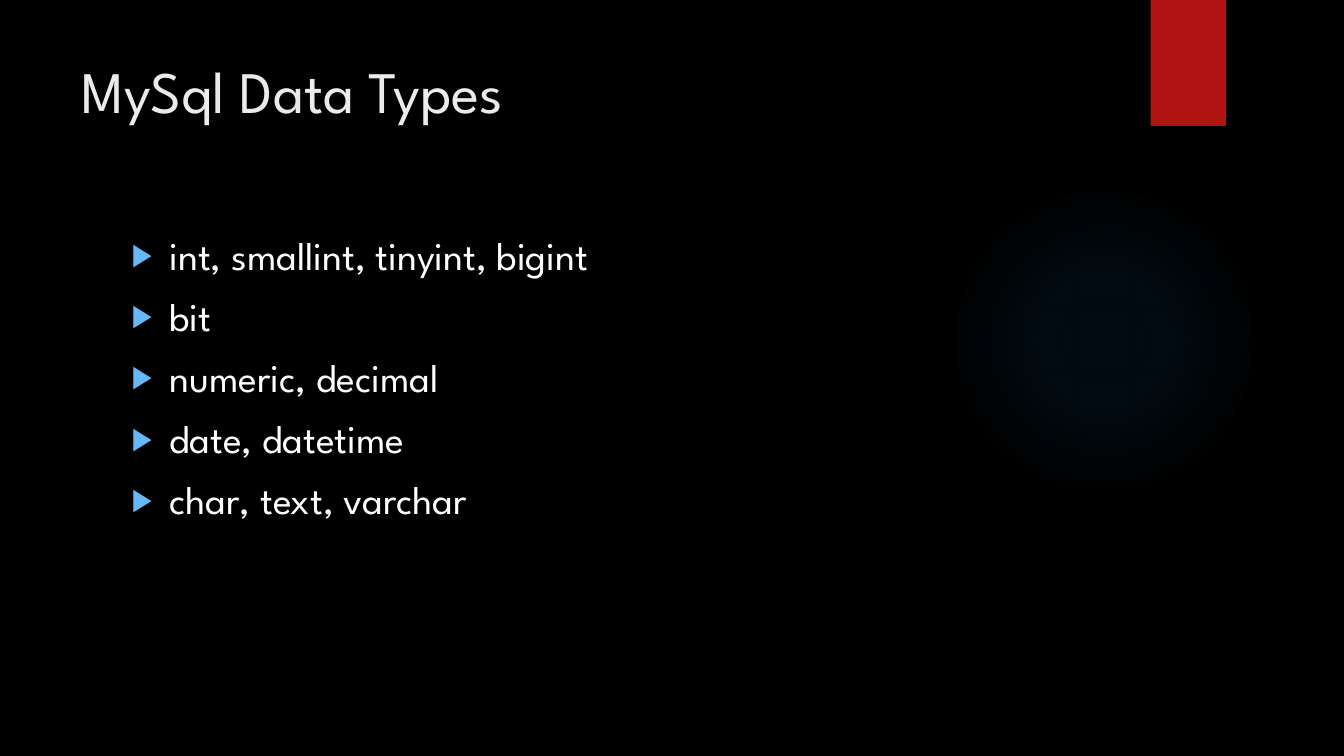
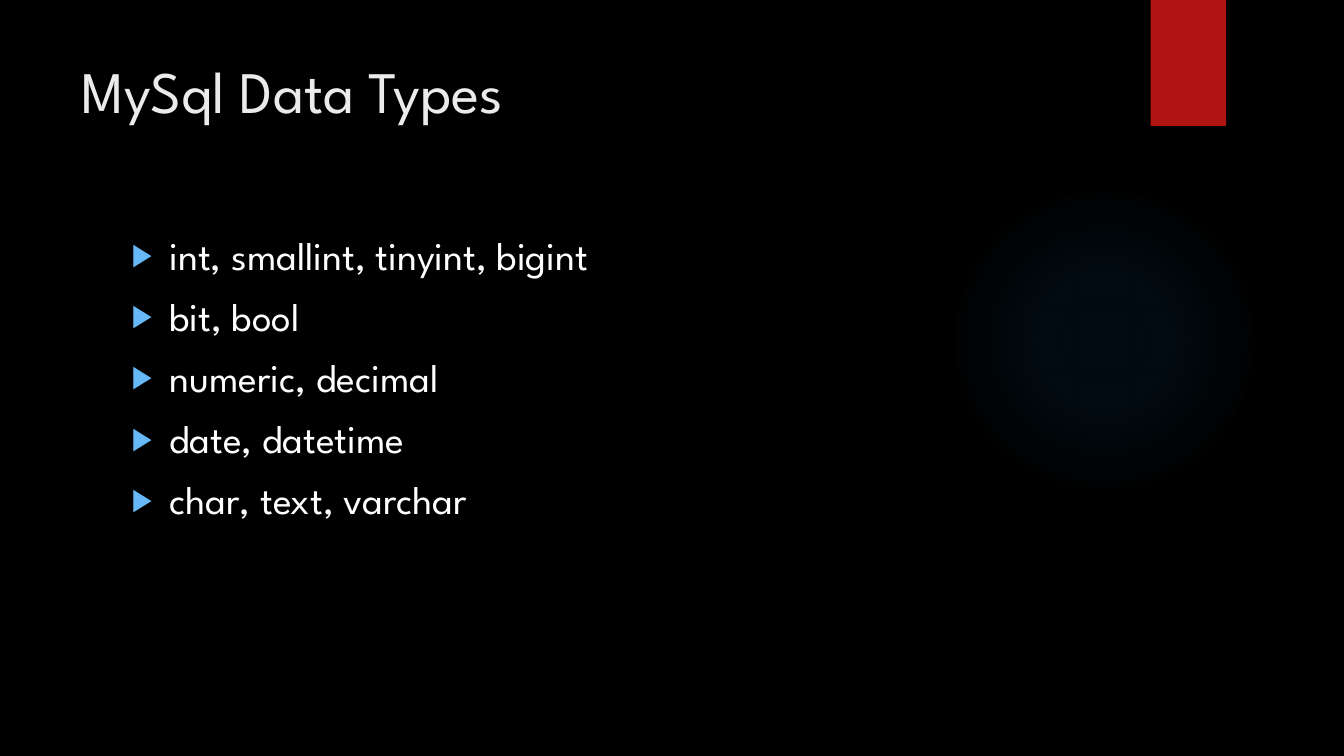
Before and after one commit to LogolsLLC/LogolsFebruary2018, a slide deck: slide 12 of Slides/04_Sql_TrainingPlan.pptx. Drawn at 1344x756 pixels with LibreOffice and Linux fonts; fonts in the diff are those of the drawing; background and template pictures are left out. Boxes give left, top, right and bottom in pixels: in the first picture for what was removed or moved away, otherwise in the second. Text is boxed around its words. In the diff, an @@ line names an element or a change of style, - is before the commit and + after.

```diff
--- a/Slides/04_Sql_TrainingPlan.pptx
+++ b/Slides/04_Sql_TrainingPlan.pptx
@@ text at (x1=170, y1=304, x2=300, y2=336): text changed @@
-▶ bit
+▶ bit, bool
```
Also in this commit, not shown: 10 other slides changed, 9 other files.
